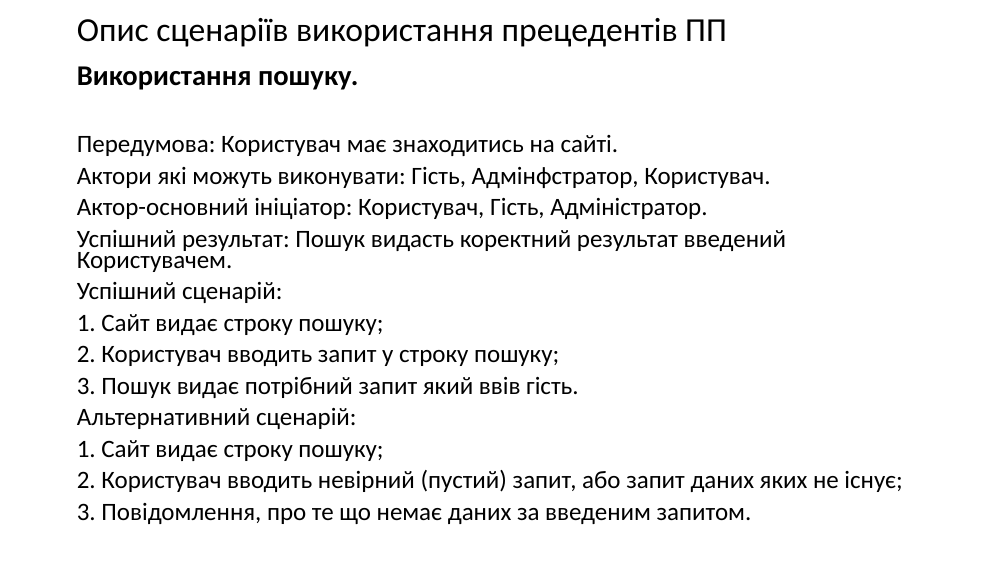
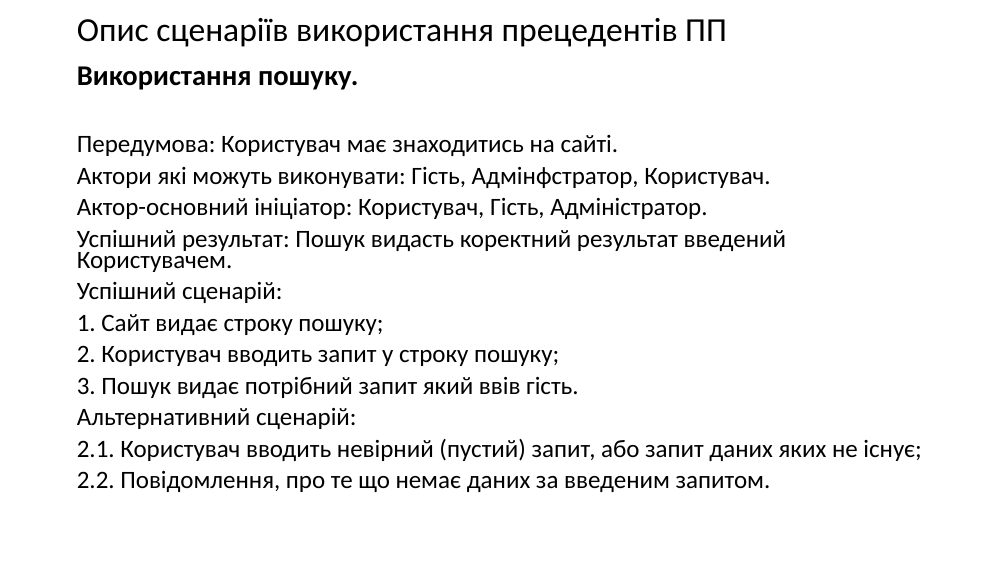
Before and after one commit to elxaz/kursa4AI, a slide deck: slide 4 of pract 2.pptx. Drawn at 1008x567 pixels with LibreOffice and Linux fonts; fonts in the diff are those of the drawing. Boxes give left, top, right and bottom in pixels: in the first picture for what was removed or moved away, otherwise in the second. Text is boxed around its words. In the diff, an @@ line names an element or a change of style, - is before the commit and + after.

```diff
--- a/pract 2.pptx
+++ b/pract 2.pptx
@@ text at box(77, 439, 921, 492): text changed @@
-1. Сайт видає строку пошуку;
-2. Користувач вводить невірний (пустий) запит, або запит даних яких не існує;
-3. Повідомлення, про те що немає даних за введеним запитом.
+2.1. Користувач вводить невірний (пустий) запит, або запит даних яких не існує;
+2.2. Повідомлення, про те що немає даних за введеним запитом.
```
Also in this commit, not shown: 3 other slides changed.
